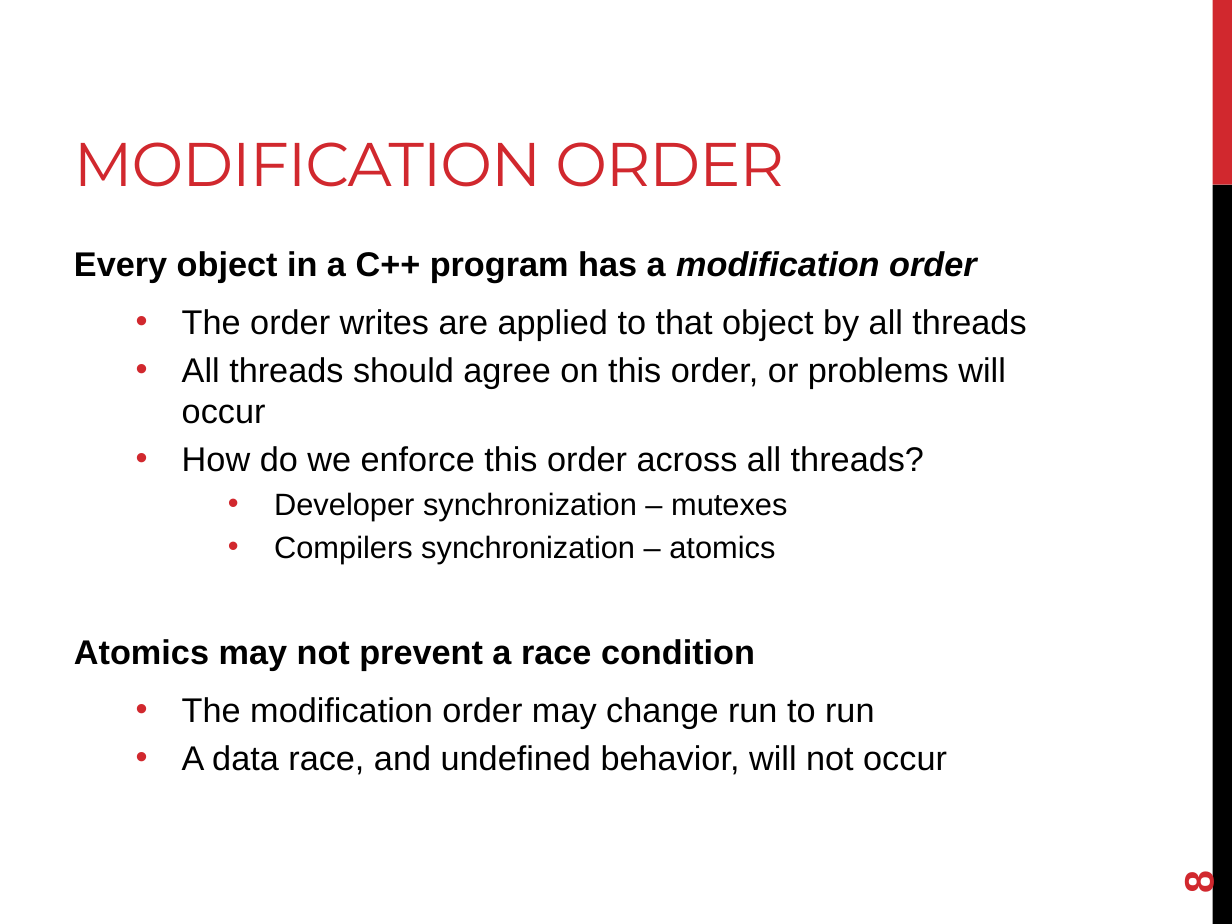
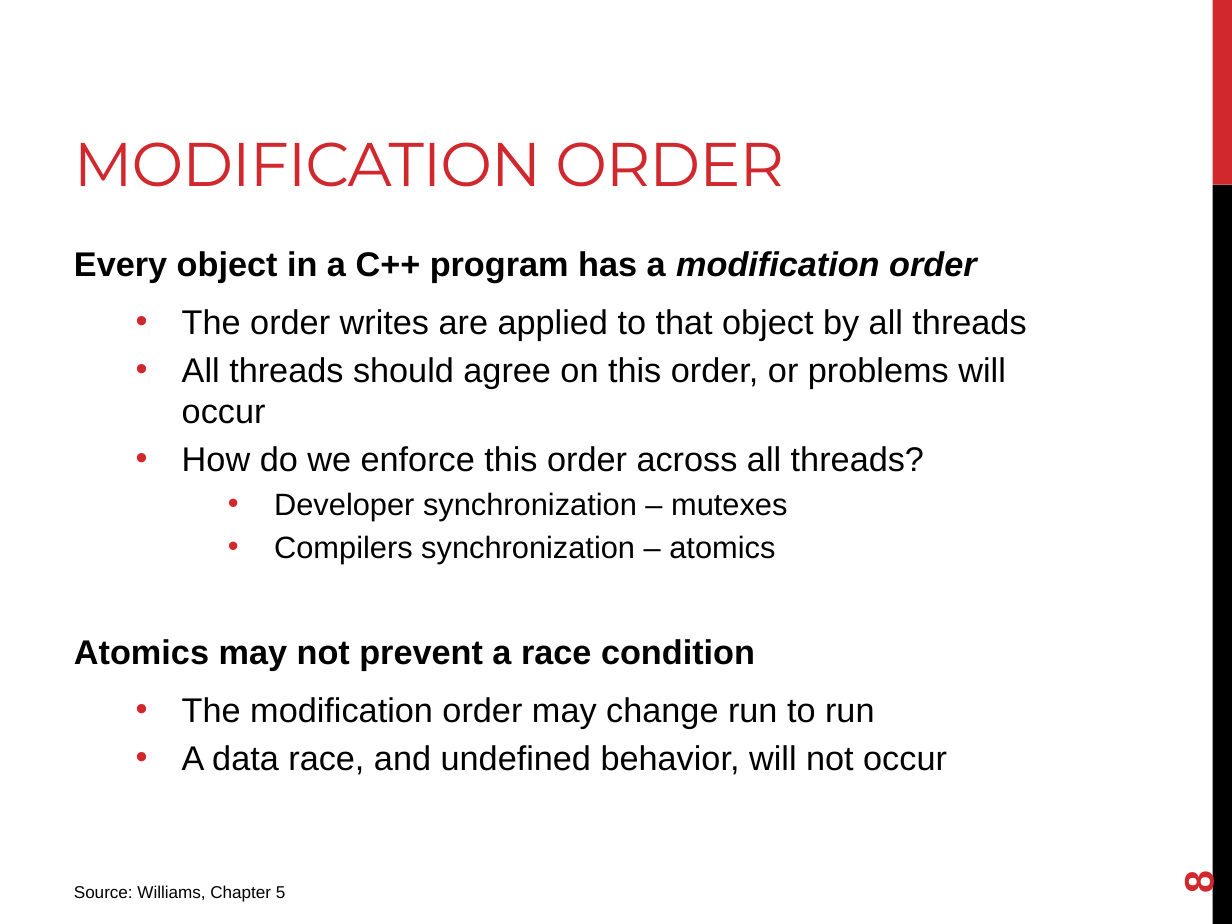
Before and after one commit to joshpeterson/DevelopingConcurrentSoftware, a slide deck: slide 8 of Lectures/Atomics/Atomics.pptx. Drawn at 1232x924 pixels with LibreOffice and Linux fonts; fonts in the diff are those of the drawing. Boxes give left, top, right and bottom in pixels: in the first picture for what was removed or moved away, otherwise in the second. Text is boxed around its words. In the diff, an @@ line names an element or a change of style, - is before the commit and + after.

```diff
--- a/Lectures/Atomics/Atomics.pptx
+++ b/Lectures/Atomics/Atomics.pptx
@@ text added at (74, 885, 286, 902), 10 pt, text #000000 @@
+Source: Williams, Chapter 5
```
Also in this commit, not shown: 2 other slides changed, 4 slides added, 4 other files.
